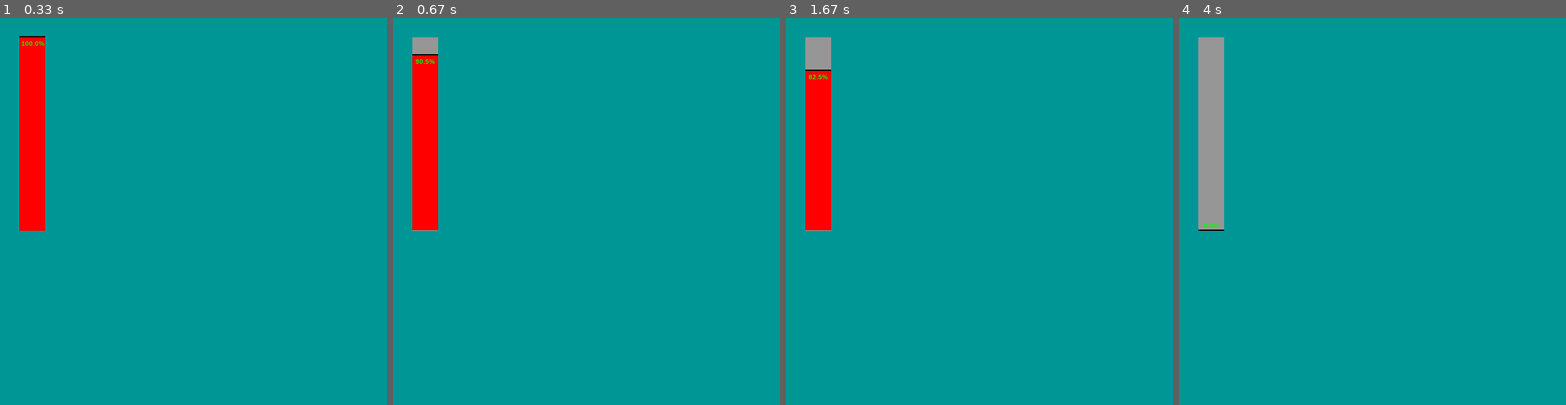
Above: before the commit, frames 1-4 (left to right).
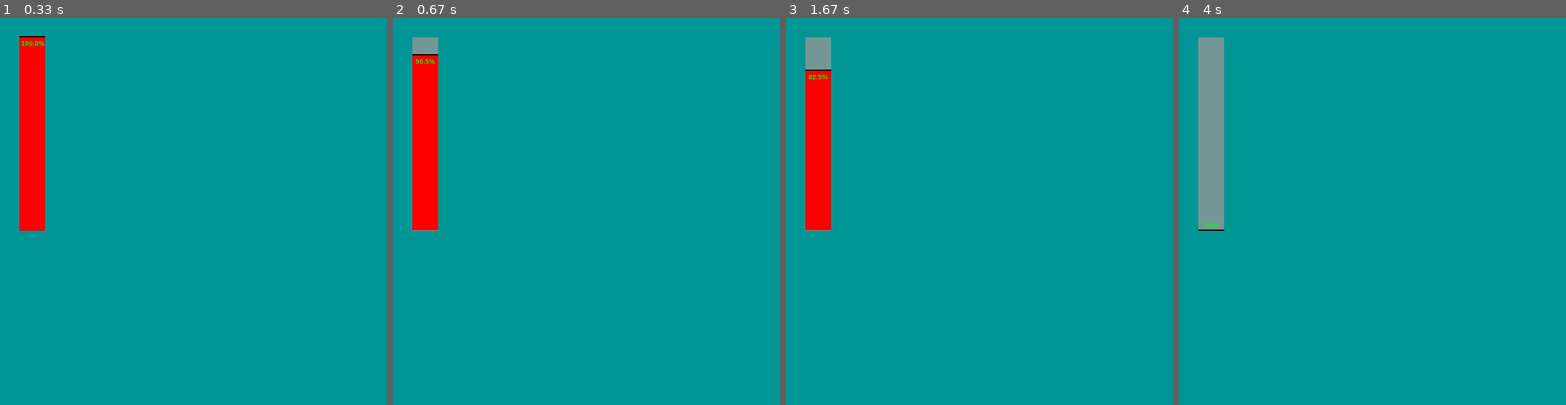
Above: after the commit, the same moments.

Repository: reimerrigtering/PygameCustomLibrary
Game: pygame game, started from PygameCustomLibrary/tests.py
Same seed, same stepped clock (60 frames per second), same inputs: the game is played once before the commit and once after it.
Inputs:
- Up to frame 1 (0.33 s): no input
- Up to frame 2 (0.67 s): tap - at 0.33 s
- Up to frame 3 (1.67 s): tap = at 0.67 s; tap - at 1, 1.4 s
- Up to frame 4 (4 s): tap - at 1.7, 1.9, 2.23, 2.53, 2.73, 3.03, 3.3, 3.63, 3.93 s

Frame 1 is identical in both runs. In frame 2, 0.3% of the frame differs, in the area x 5-12%, y 5-55%; in frame 3, 0.6%; in frame 4, 3.3%.

Commit message:
added transparant bar background functionalty

Diff:
--- a/PygameCustomLibrary/main.py
+++ b/PygameCustomLibrary/main.py
@@ -554,7 +554,7 @@
 
     def __init__(self, rect: Union[tuple[int, int, int, int], pygame.Rect], totalVolume: float = 1.0,
                  currentVolume: float = 0.0, barColor: tuple[int, int, int] = (0, 0, 0),
-                 barBG: tuple[int, int, int] = (0, 0, 0), barLevelMeter: bool = False,
+                 barBG: tuple[int, int, int, ...] = (0, 0, 0, 255), barLevelMeter: bool = False,
                  barLevelMeterWidth: int = None, barLevelMeterHeight: int = None,
                  barLevelMeterColor: tuple[int, int, int] = (0, 0, 0), barSurroundWidth: int = 0,
                  barSurroundColor: tuple[int, int, int] = (0, 0, 0), fillFromSide: str = Direction.RIGHT,
@@ -667,7 +667,7 @@
     def set_meter_percent(self, percentage: float = 0.0):
         self.currentVolume = self.realBarVolume = self.totalVolume * percentage / 100
 
-    def get_meter_percent(self, value=None, realVolume: bool = False, decimals: int = 1):
+    def get_meter_percent(self, value=None, realVolume: bool = False, decimals: int = 1) -> float:
         if value is None:
             if not realVolume:
                 value = self.currentVolume
@@ -678,7 +678,7 @@
             percent = 0.0
         return percent
 
-    def get_value_from_percent(self, percent):
+    def get_value_from_percent(self, percent) -> float or int:
         value = self.totalVolume * percent / 100
         return value
 
@@ -824,7 +824,9 @@
             barLength = self.barRect.width * percent / 100
             bar = pygame.Rect(self.barRect.x, self.barRect.y, barLength, self.barRect.height)
 
-        pygame.draw.rect(display, self.barBG, self.barRect)
+        bg = pygame.Surface((self.barRect.width, self.barRect.height)).convert_alpha()
+        bg.fill(self.barBG)
+        display.blit(bg, (self.barRect.x, self.barRect.y))
         pygame.draw.rect(display, self.barColor, bar)
 
     def render(self, display):
--- a/PygameCustomLibrary/tests.py
+++ b/PygameCustomLibrary/tests.py
@@ -5,7 +5,7 @@
 pygame.display.set_caption('test')
 
 
-testBar = Bar((30, 30, 40, 300), 100, 100, barColor=(255, 0, 0), barBG=(150, 150, 150),
+testBar = Bar((30, 30, 40, 300), 100, 100, barColor=(255, 0, 0), barBG=(150, 150, 150, 200),
               barLevelMeter=True, txtColor=(0, 255, 0), txtBold=True, alignTxt=Direction.I_TOP,
               fillFromSide=Direction.BOTTOM, alignTxtToBar=True, updateTxtWithRender=True)
 
